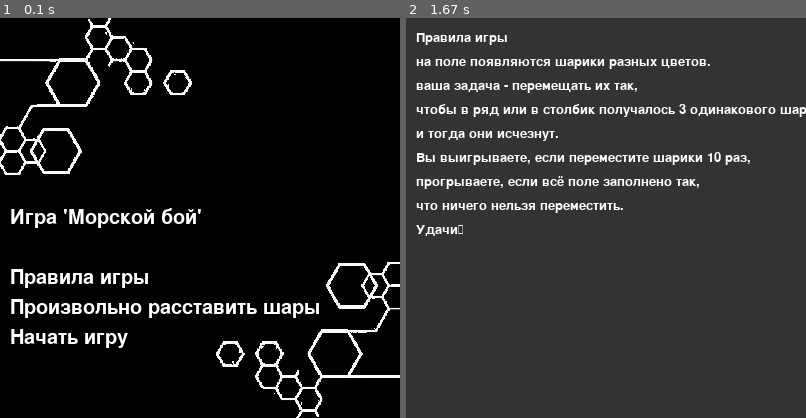
Above: before the commit, frames 1-2 (left to right).
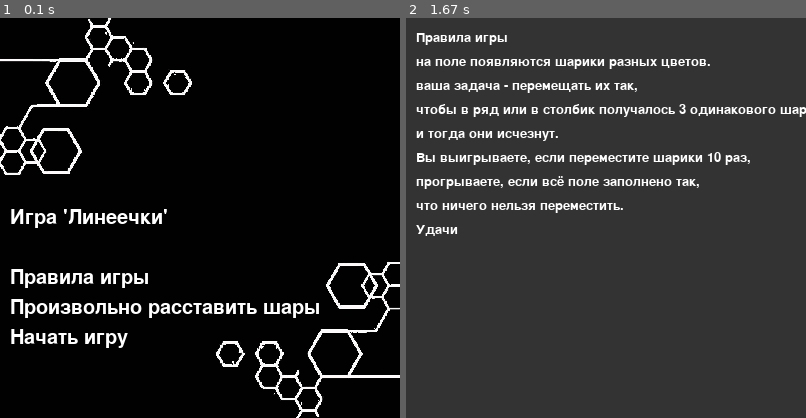
Above: after the commit, the same moments.

Repository: puficc/pygame_project
Game: pygame game, started from mmain.py
Same seed, same stepped clock (60 frames per second), same inputs: the game is played once before the commit and once after it.
Inputs (mouse positions are in pixels of both pictures, inside the frame that each line leads up to):
- Up to frame 1 (0.1 s): no input
- Up to frame 2 (1.67 s): click (486, 278) at 0.38 s

The runs differ from the first frame. In frame 1, 0.8% of the frame differs, in the area x 17-51%, y 47-53%; in frame 2, less than 0.1%.

Commit message:
некоторые правки

Diff:
--- a/data/rules.txt
+++ b/data/rules.txt
@@ -6,4 +6,4 @@
 Вы выигрываете, если переместите шарики 10 раз,
 прогрываете, если всё поле заполнено так,
 что ничего нельзя переместить.
-Удачи💗
+Удачи
--- a/mmain.py
+++ b/mmain.py
@@ -12,8 +12,10 @@
 
 all_sprites = pygame.sprite.Group()
 
+
 def terminate():
     sys.exit()
+
 
 def load_image(name, color_key=None):
     fullname = os.path.join('data', name)
@@ -36,7 +38,7 @@
     screen.fill(pygame.Color("#333333"))
     text_coord = 3
     font = pygame.font.Font(None, 20)
-    with open(filename,'rt') as f:
+    with open(filename, 'rt') as f:
         read_data = list(map(str.strip, f.readlines()))
         for line in read_data:
             string_rendered = font.render(line, 1, pygame.Color('white'))
@@ -53,7 +55,6 @@
             elif event.type == pygame.KEYDOWN or event.type == pygame.MOUSEBUTTONDOWN:
                 return
         pygame.display.flip()
-
 
 
 def load_music(name):
@@ -78,7 +79,7 @@
     global load_map
     # load_music('start.wav')
     x, y = None, None
-    intro_text = ["Игра 'Морской бой'", "",
+    intro_text = ["Игра 'Линеечки'", "",
                   "Правила игры",
                   "Произвольно расставить шары",
                   "Начать игру"]
--- a/test.py
+++ b/test.py
@@ -64,6 +64,7 @@
     def __init__(self, width, height):
         super().__init__(width, height)
         self.selected_cell = None
+        self.kol = 0
 
     def has_path(self, x1, y1, x2, y2):
         # словарь расстояний
@@ -121,11 +122,12 @@
     def check(self, x, y):
         try:
             if self.board[y][x] == self.board[y][x + 1] == self.board[y][x + 2]:  # если в ряду 3 одинаковых
-                # kol += 1
+                self.kol += 1
                 self.board[y][x], self.board[y][x + 1], self.board[y][x + 2] = 0, 0, 0  # удаляем их
             elif self.board[y][x] == self.board[y + 1][x] == self.board[y + 2][x]:  # если в столбце 3 одинаковых
-                # kol += 1
+                self.kol += 1
                 self.board[y][x], self.board[y + 1][x], self.board[y + 2][x] = 0, 0, 0  # удаляем их
+            print(self.kol)
             return
         except IndexError:  # если за границы поля выходим
             pass  # заглушка, чтобы ничего не происходило
